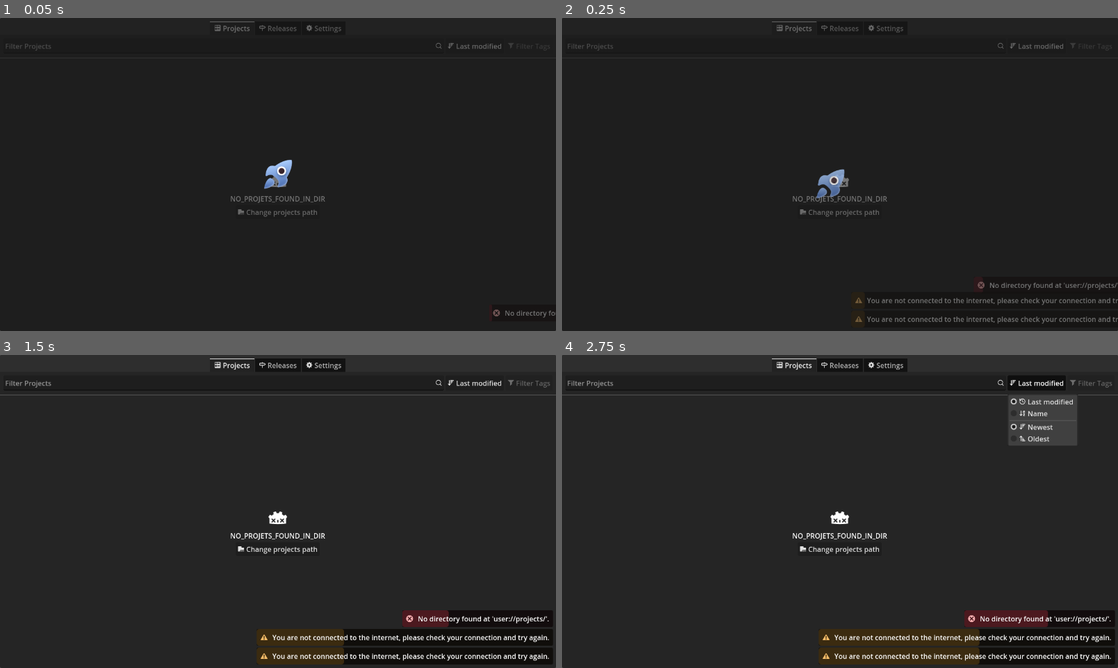
Above: before the commit, frames 1-4 (two rows, left to right).
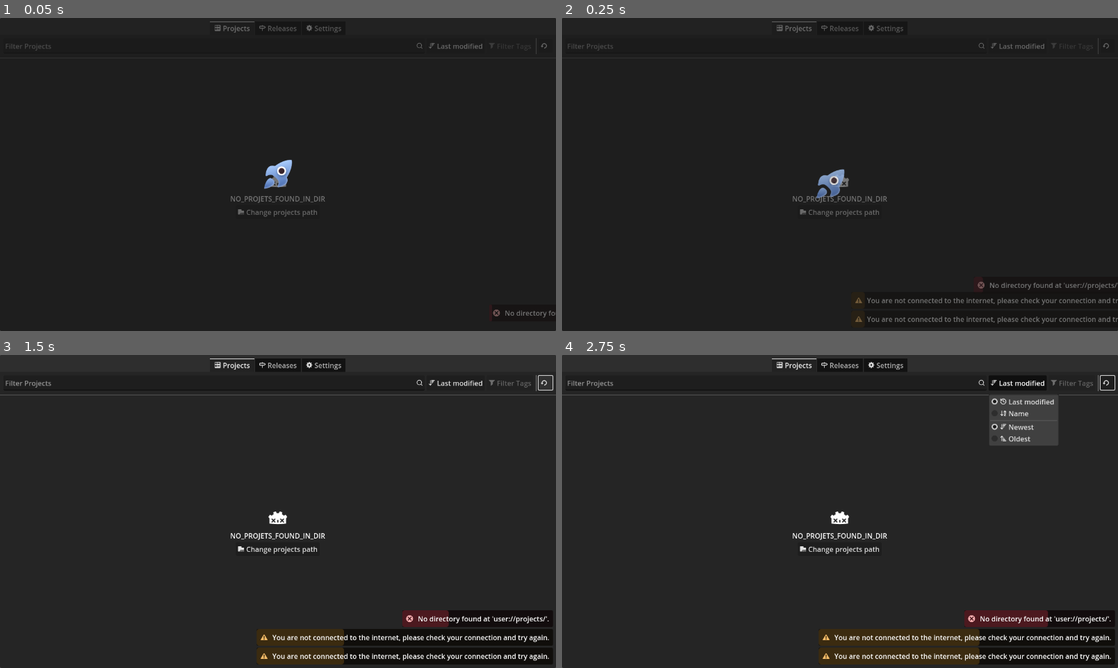
Above: after the commit, the same moments.

Repository: diiiaz/godot-launcher
Game: Godot game, scene res://scr/main.tscn
Two runs of this game, one before a commit and one after it. Both use one fixed random seed, a clock stepped at 60 frames per second and the inputs below. The engine's default icon, where the game draws it, is replaced by a stand-in: a white triangle on a blue panel in a dark square.
Inputs (mouse positions are in pixels of both pictures, inside the frame that each line leads up to):
- Up to frame 1 (0.05 s): no input
- Up to frame 2 (0.25 s): no input
- Up to frame 3 (1.5 s): click (222, 383) at 0.52 s; type "12" at 0.6 s; click (544, 383) at 1.27 s
- Up to frame 4 (2.75 s): click "Last modified" at 2 s

The runs differ from the first frame. In frame 1, 0.1% of the frame differs, in the area x 74-99%, y 6-12%; in frame 2, 0.1%; in frame 3, 0.2%; in frame 4, 1.6%, in the area x 74-100%, y 6-29%.

Commit message:
Add reload button to projects page
Introduces a ReloadButton to the projects page UI, allowing users to refresh the list of projects.

Diff:
--- a/scr/user_interface/pages/projects_page/project_page.tscn
+++ b/scr/user_interface/pages/projects_page/project_page.tscn
@@ -10,6 +10,7 @@
 [ext_resource type="PackedScene" uid="uid://dnlqgewn260hf" path="res://scr/user_interface/smooth_scroll_container.tscn" id="7_u4cvd"]
 [ext_resource type="Script" uid="uid://d4nehq5l7bkeq" path="res://scr/user_interface/pages/projects_page/projects_container.gd" id="8_b7rr7"]
 [ext_resource type="Texture2D" uid="uid://c1vqp78tk630g" path="res://assets/textures/icons/godot_unalive.svg" id="8_fvatn"]
+[ext_resource type="Texture2D" uid="uid://br3x4ntyxch7q" path="res://assets/textures/icons/common/reload.svg" id="8_inwf5"]
 [ext_resource type="Texture2D" uid="uid://dwwmeuthijf74" path="res://assets/textures/icons/setting/browse_folder.svg" id="9_6clk2"]
 [ext_resource type="PackedScene" uid="uid://bm00jjwduad5r" path="res://scr/user_interface/page_controller/page_controller.tscn" id="9_rgpje"]
 
@@ -82,6 +83,19 @@
 switch_on_hover = true
 script = ExtResource("6_ga52w")
 
+[node name="VSeparator" type="VSeparator" parent="VBoxContainer/TopMarginContainer/TopHBoxContainer"]
+layout_mode = 2
+
+[node name="ReloadButton" type="Button" parent="VBoxContainer/TopMarginContainer/TopHBoxContainer"]
+custom_minimum_size = Vector2(32, 32)
+layout_mode = 2
+size_flags_horizontal = 4
+size_flags_vertical = 4
+tooltip_text = "TOOLTIP_REFRESH_PROJECTS"
+mouse_default_cursor_shape = 2
+theme_type_variation = &"PageControllerPageButton"
+icon = ExtResource("8_inwf5")
+
 [node name="HSeparator" type="HSeparator" parent="VBoxContainer"]
 layout_mode = 2
 
@@ -102,7 +116,7 @@
 unique_name_in_owner = true
 layout_mode = 2
 bbcode_enabled = true
-text = "NO_PROJETS_FOUND_IN_DIR"
+text = "NO_PROJECTS_FOUND_IN_DIR"
 fit_content = true
 autowrap_mode = 0
 
@@ -147,6 +161,7 @@
 [connection signal="text_changed" from="VBoxContainer/TopMarginContainer/TopHBoxContainer/SearchBar" to="." method="_on_search_bar_text_changed"]
 [connection signal="sorting_changed" from="VBoxContainer/TopMarginContainer/TopHBoxContainer/SortingMenuButton" to="." method="_on_sorting_menu_button_sorting_changed"]
 [connection signal="filter_changed" from="VBoxContainer/TopMarginContainer/TopHBoxContainer/TagsFilterMenuButton" to="." method="_on_tags_filter_menu_button_filter_changed"]
+[connection signal="pressed" from="VBoxContainer/TopMarginContainer/TopHBoxContainer/ReloadButton" to="." method="_on_reload_button_pressed"]
 [connection signal="pressed" from="VBoxContainer/NoProjectsMessageContainer/VBoxContainer/ChangeProjectsPathButton" to="." method="_on_change_projects_path_button_pressed"]
 [connection signal="udpated" from="VBoxContainer/SmoothScrollContainer/ProjectsContainer" to="." method="_on_projects_container_udpated"]
 [connection signal="changed_page" from="VBoxContainer/BottomPanelContainer/PageControllerMargin/PageController" to="." method="_on_page_controller_changed_page"]
--- a/scr/user_interface/pages/projects_page/projects_page.gd
+++ b/scr/user_interface/pages/projects_page/projects_page.gd
@@ -109,3 +109,9 @@
 
 func _on_page_controller_changed_page(page_index: int) -> void:
 	projects_container.set_page(page_index)
+
+
+# ---------------------------------- Reload Button
+
+func _on_reload_button_pressed() -> void:
+	ProjectsManager.update_projects()
Not shown: 1 places in scr/user_interface/pages/projects_page/project_page.tscn that only renumber resources
